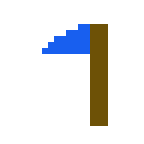
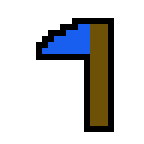
Comparing the layer stacks of the two 144px x 144px images. Changes:
painted on "Background" over [36, 18, 114, 132]
